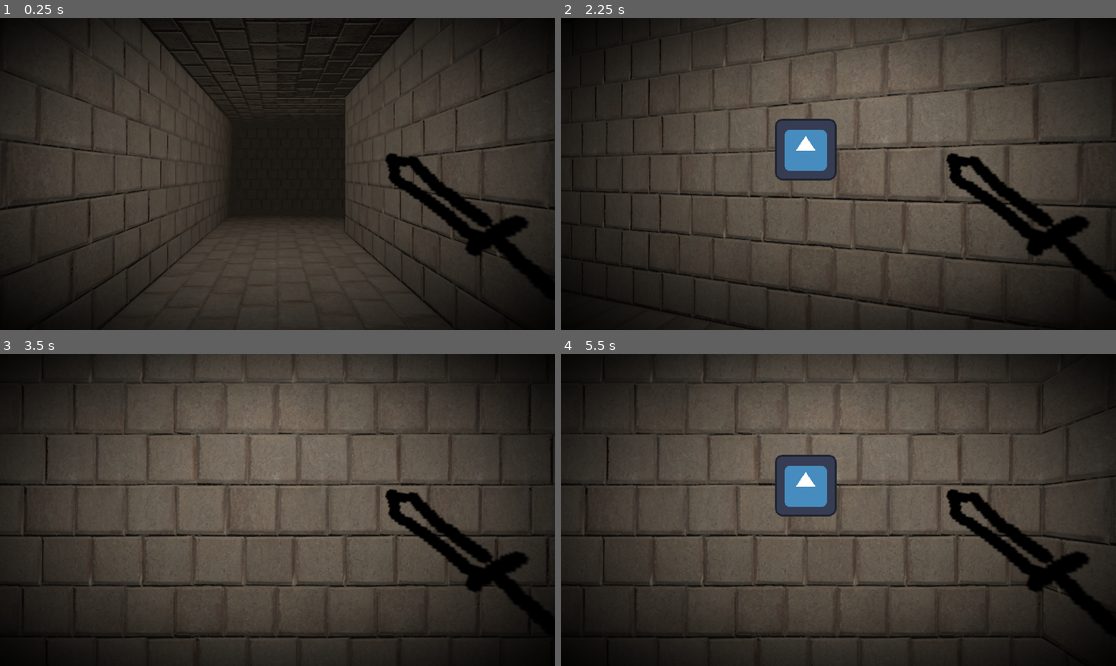
Above: before the commit, frames 1-4 (two rows, left to right).
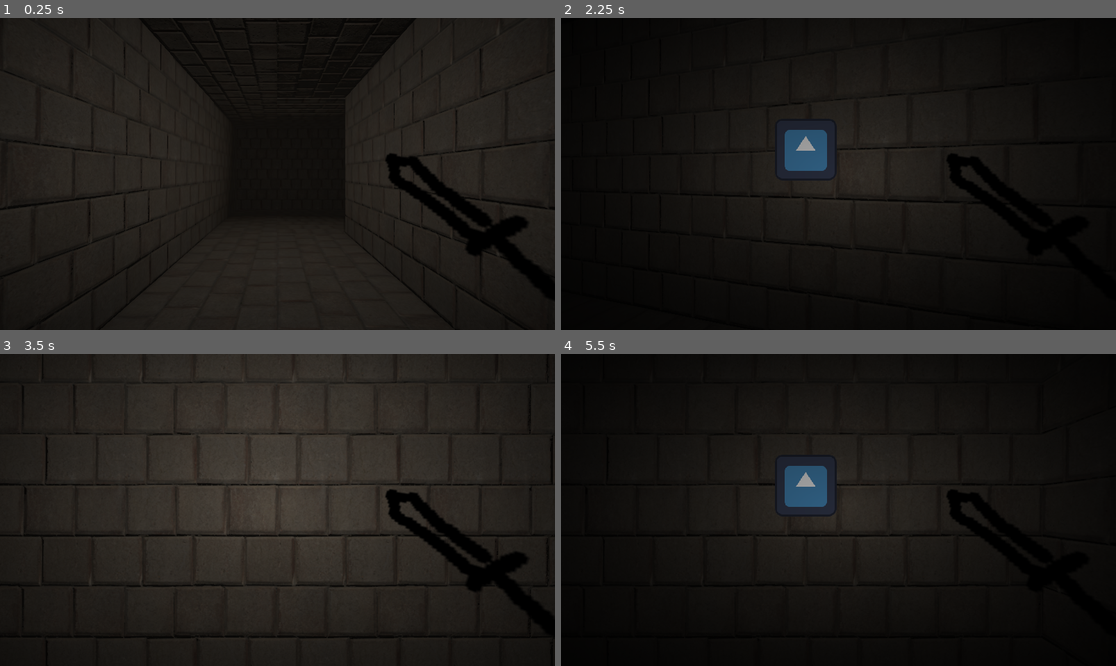
Above: after the commit, the same moments.

Repository: painttist/2023-04-04-Dungeon-Crawler-Jam
Game: Godot game, scene res://scenes/main.tscn
Two runs of this game, one before a commit and one after it. Both use one fixed random seed, a clock stepped at 60 frames per second and the inputs below. This scene is started directly instead of the project's main scene. The engine's default icon, where the game draws it, is replaced by a stand-in: a white triangle on a blue panel in a dark square. Sound files missing from this copy of the repository are replaced by a short silence.
Inputs (mouse positions are in pixels of both pictures, inside the frame that each line leads up to):
- Up to frame 1 (0.25 s): no input
- Up to frame 2 (2.25 s): tap Enter at 0.5, 2 s; move the mouse to (960, 158) at 0.52 s; hold A (A) 0.53-1.25 s; click (960, 158) at 0.67 s; tap D (D) at 0.8 s; tap Space (Space) at 1.25 s; drag from (727, 189) to (810, 236) at 1.27 s; move the mouse to (894, 105) at 2.02 s; hold E (E) from 2.03 s (still down); click (894, 105) at 2.17 s
- Up to frame 3 (3.5 s): tap S (S) at 2.3 s; release E (E) at 2.75 s; tap Space (Space) at 2.75 s; drag from (249, 572) to (111, 463) at 2.77 s
- Up to frame 4 (5.5 s): tap Enter at 3.5 s; move the mouse to (1005, 556) at 3.52 s; hold W (W) 3.53-4.25 s; click (1005, 556) at 3.67 s; tap A (A) at 3.8 s; tap Space (Space) at 4.25 s; drag from (672, 463) to (755, 432) at 4.27 s; move the mouse to (866, 510) at 5.02 s; hold D (D) from 5.03 s (still down); click (866, 510) at 5.17 s; tap E (E) at 5.3 s

The runs differ from the first frame. In frame 1, 33% of the frame differs, in the area x 7-93%, y 11-92%; in frame 2, 80%; in frame 3, 51%; in frame 4, 82%, in the area x 0-100%, y 0-100%.

Commit message:
Reward: SFX & UI

Diff:
--- a/Enemy/Enemy.gd
+++ b/Enemy/Enemy.gd
@@ -71,7 +71,7 @@
 	if health <= 0:
 		animation.play("take_damage")
 		await animation.animation_finished
-#		animation.play("die")
+		attacker.get_reward()
 #		await animation.animation_finished
 		self.queue_free()
 	else:
--- a/scenes/main.tscn
+++ b/scenes/main.tscn
@@ -13,8 +13,8 @@
 [sub_resource type="ShaderMaterial" id="ShaderMaterial_0gqbr"]
 shader = ExtResource("3_xho3t")
 shader_parameter/color = Color(0, 0, 0, 1)
-shader_parameter/multiplier = 0.164
-shader_parameter/softness = 0.799
+shader_parameter/multiplier = -0.869
+shader_parameter/softness = 1.403
 
 [node name="Node3D" type="Node3D"]
 
@@ -29,15 +29,20 @@
 [node name="Player" parent="." instance=ExtResource("2_h8jw0")]
 transform = Transform3D(1, 0, 0, 0, 1, 0, 0, 0, 1, 0, 0.877, 0)
 
-[node name="SkillUI" type="Control" parent="Player"]
-layout_mode = 3
-anchors_preset = 0
-offset_right = 40.0
-offset_bottom = 40.0
+[node name="SkillUI" type="CanvasLayer" parent="Player"]
 
 [node name="Sprite2D" type="Sprite2D" parent="Player/SkillUI"]
 position = Vector2(508, 273)
 texture = ExtResource("3_c37im")
+
+[node name="ColorRect" type="ColorRect" parent="Player/SkillUI"]
+material = SubResource("ShaderMaterial_0gqbr")
+anchors_preset = 15
+anchor_right = 1.0
+anchor_bottom = 1.0
+grow_horizontal = 2
+grow_vertical = 2
+mouse_filter = 2
 
 [node name="CanvasLayer" type="CanvasLayer" parent="."]
 
@@ -68,14 +73,6 @@
 grow_vertical = 2
 
 [node name="Inventory" parent="UI" instance=ExtResource("7_w44pu")]
-layout_mode = 1
-anchors_preset = -1
-anchor_top = 1.0
-anchor_bottom = 1.0
-offset_left = 400.0
-offset_bottom = -150.0
-grow_horizontal = 2
-grow_vertical = 0
 
 [node name="Chest" parent="." instance=ExtResource("8_0hfbb")]
 transform = Transform3D(-1, 0, -8.74228e-08, 0, 1, 0, 8.74228e-08, 0, -1, 4, 0, -6)
--- a/scripts/Player.gd
+++ b/scripts/Player.gd
@@ -15,8 +15,9 @@
 
 @onready var audio = $AudioStreamPlayer3D
 
-@onready var sfx_player_attack = preload("res://Audio/WHOOSH_Air_Very_Fast_RR2_mono.wav")
-@onready var sfx_player_walk = preload("res://Audio/IMPACT_Stone_Deep_mono.wav")
+var sfx_player_attack = preload("res://Audio/WHOOSH_Air_Very_Fast_RR2_mono.wav")
+var sfx_player_walk = preload("res://Audio/IMPACT_Stone_Deep_mono.wav")
+var sfx_reward = preload("res://Audio/PUZZLE_Success_Xylophone_2_Two_Note_Climb_Bright_Delay_stereo.wav")
 
 var is_picking_skills = false
 
@@ -96,6 +97,12 @@
 	animation.play("take_damage") # special animation that has 0.3s for receiving attack anim and 0.3s for hit anim
 	print("Player health: ", health)
 
+func get_reward():
+	audio.stream = sfx_reward
+	audio.play()
+	is_picking_skills = true
+	ui.visible = is_picking_skills
+
 func _unhandled_input(event):
 	if event.is_action_pressed("LeftMouse"):
 		is_picking_skills = !is_picking_skills
Not shown, added: Audio/PUZZLE_Success_Xylophone_2_Two_Note_Climb_Bright_Delay_stereo.wav.import
Not shown, added: Audio/PUZZLE_Success_Xylophone_2_Two_Note_Climb_Bright_Delay_stereo.wav
